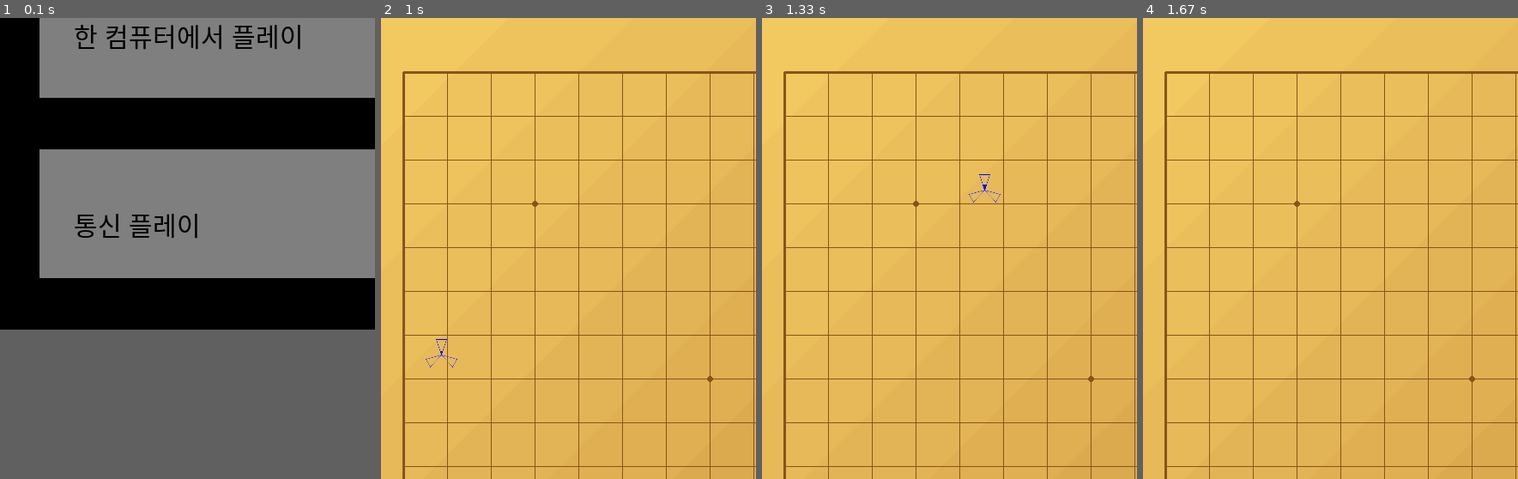
Above: before the commit, frames 1-4 (left to right).
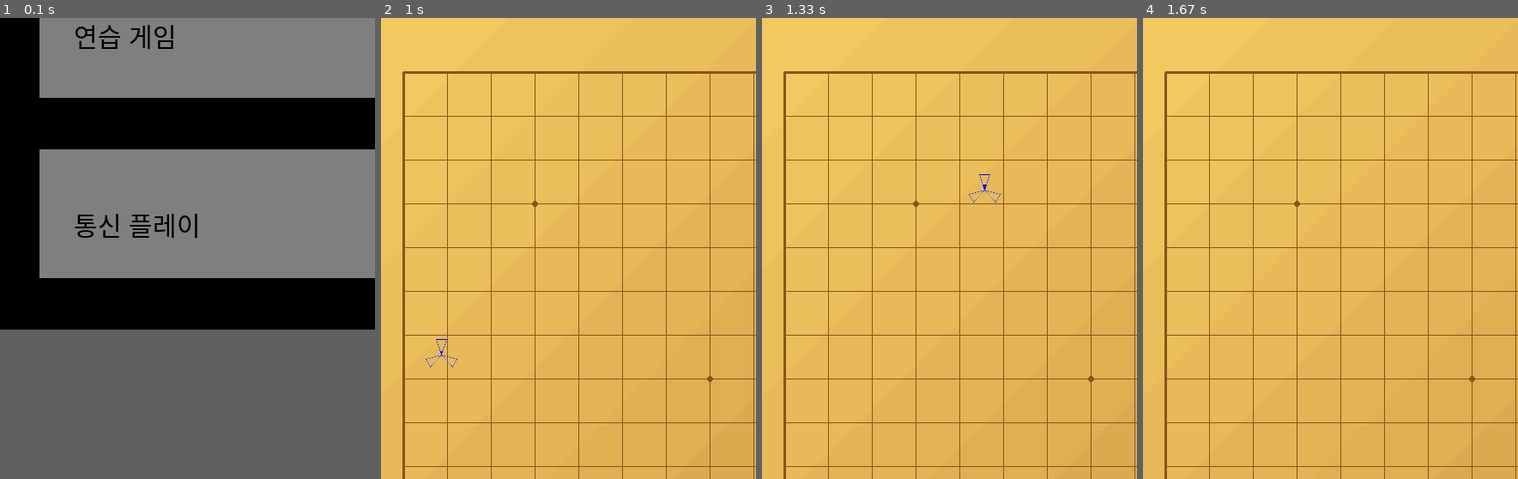
Above: after the commit, the same moments.

Repository: 5001945/LiveOmok
Game: pygame game, started from main.py
The game is run twice, just before and just after one commit, with the same random seed, the same clock (stepped at 60 frames per second) and the same inputs.
Inputs (mouse positions are % of the whole screen's width and height, from its top left):
- Up to frame 1 (0.1 s): no input
- Up to frame 2 (1 s): press the mouse at (37, 13) at 0.37 s; move the mouse to (35, 11) at 0.47 s; release the mouse at (34, 10) at 0.6 s; press the mouse at (9, 22) at 0.7 s; move the mouse to (12, 34) at 0.8 s; release the mouse at (14, 47) at 0.93 s
- Up to frame 3 (1.33 s): press the mouse at (38, 17) at 1.03 s; move the mouse to (37, 23) at 1.13 s; release the mouse at (36, 29) at 1.27 s
- Up to frame 4 (1.67 s): press the mouse at (27, 17) at 1.37 s; move the mouse to (34, 41) at 1.47 s; release the mouse at (40, 66) at 1.6 s
The pictures show only the part of the screen within x 6-56%, y 11-61%; the shares and areas given below are measured in that part.

The runs differ from the first frame. In frame 1, 1.1% of the frame differs, in the area x 19-81%, y 1-7%; in frame 2, nothing differs; in frame 3, nothing differs; in frame 4, nothing differs.

Commit message:
Changed little

Diff:
--- a/code/omok3/omok3.py
+++ b/code/omok3/omok3.py
@@ -121,8 +121,11 @@
                         target.click(Team.BLACK)
                         if self.multiplay:
                             self.encode_udp_and_send(pos)
-                        # elif pressed[2] and not self.multiplay:  # 우클릭 (로컬 플레이에서만)  # 로컬 플레이 잠시 비활성화
-                        #     target.click(Team.WHITE)
+                elif event.type == pygame.MOUSEBUTTONDOWN and pygame.mouse.get_pressed()[2] and not self.multiplay:  # 우클릭 (로컬 플레이에서만)  # 연습 게임용
+                    pos = pygame.mouse.get_pos()
+                    target = self.find_mouse_pointed_space(pos)
+                    if (target is not None) and (target.valid(Team.WHITE) != Validity.INVALID):
+                        target.click(Team.WHITE)
                 elif event.type == pygame.MOUSEBUTTONUP and not left_clicked:
                     self.mouse_clicking = False
                 if event.type == QUIT:
@@ -269,7 +272,7 @@
 
 
     def find_mouse_pointed_space(self, pos: tuple[int, int]) -> Optional['Space']:
-        target: Space = None
+        target: Optional['Space'] = None
         for row in self.board.spaces:
             for space in row:
                 if space.rect.inflate(-10, -10).collidepoint(pos):  # Taxi distance
@@ -299,7 +302,7 @@
                         space.animation = StoneIdleAnimation(space)
 
     def count_5_connected(self) -> tuple[int, int]:
-        # 참고로 6목은 5목 2개로 본다.
+        # 참고로 6목은 5목 2개로 본다. 7목은 5목 3개로 보기 때문에 바로 이긴다.
         black_5 = 0
         white_5 = 0
         for row in self.spaces:
--- a/main.py
+++ b/main.py
@@ -35,7 +35,7 @@
                 (127, 127, 127),
                 self.multiplay_btn
             )
-            singleplay_text = self.dotum.render("한 컴퓨터에서 플레이", True, (0, 0, 0))
+            singleplay_text = self.dotum.render("연습 게임", True, (0, 0, 0))
             multiplay_text = self.dotum.render("통신 플레이", True, (0, 0, 0))
             self.displaysurf.blit(singleplay_text, (140, 115))
             self.displaysurf.blit(multiplay_text, (140, 335))
--- a/res/omokpan_image_step.py
+++ b/res/omokpan_image_step.py
@@ -23,7 +23,7 @@
     draw.line([(0, i), (i, 0)], fill=color)
 
 # bg_colors = [(246 - i, 205 - i, 99 - i) for i in range(10)]
-*5/6
+
 
 #%% Draw lines
 # line_color = (47, 29, 9)
@@ -41,7 +41,7 @@
 draw.line([(margin, margin), (margin, margin + room*14)], fill=bold_line_color, width=3, joint='curve')
 draw.line([(margin + room*14, margin), (margin + room*14, margin + room*14)], fill=bold_line_color, width=3, joint='curve')
 
-#%% Draw 화점 (ㅅㅂ 영어로 검색해도 안 나와)
+#%% Draw flower points (star points)
 draw.ellipse([(margin + room*3  - 3, margin + room*3  - 3), (margin + room*3  + 3, margin + room*3  + 3)], fill=line_color)
 draw.ellipse([(margin + room*11 - 3, margin + room*3  - 3), (margin + room*11 + 3, margin + room*3  + 3)], fill=line_color)
 draw.ellipse([(margin + room*3  - 3, margin + room*11 - 3), (margin + room*3  + 3, margin + room*11 + 3)], fill=line_color)
Not shown, changed: README.md
Not shown, added: run.bat
